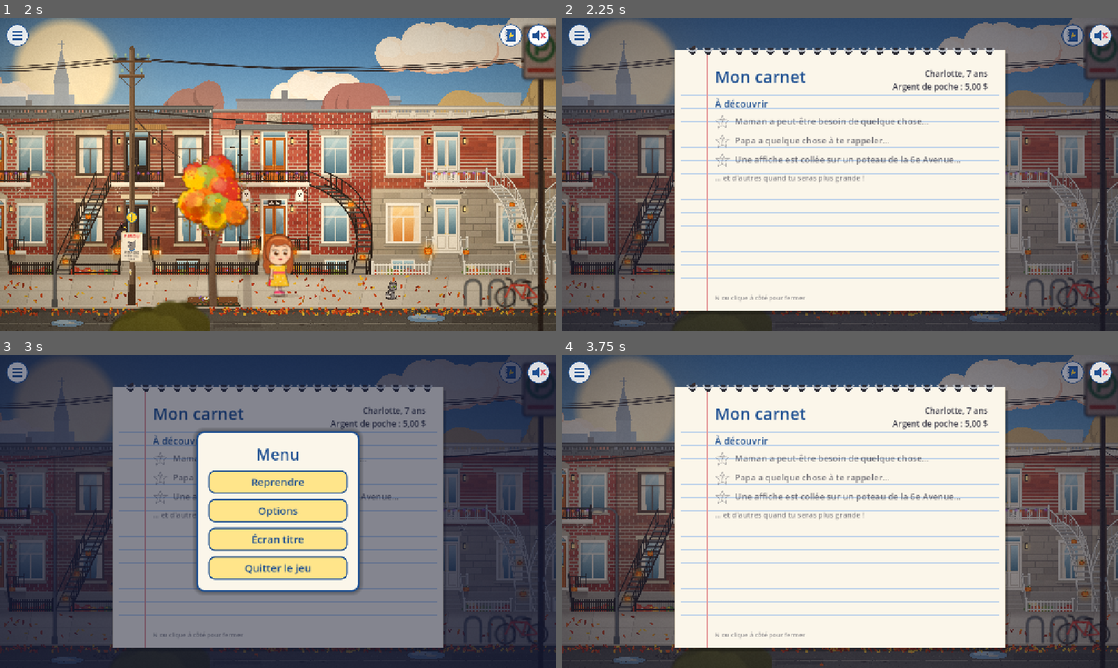
Above: before the commit, frames 1-4 (two rows, left to right).
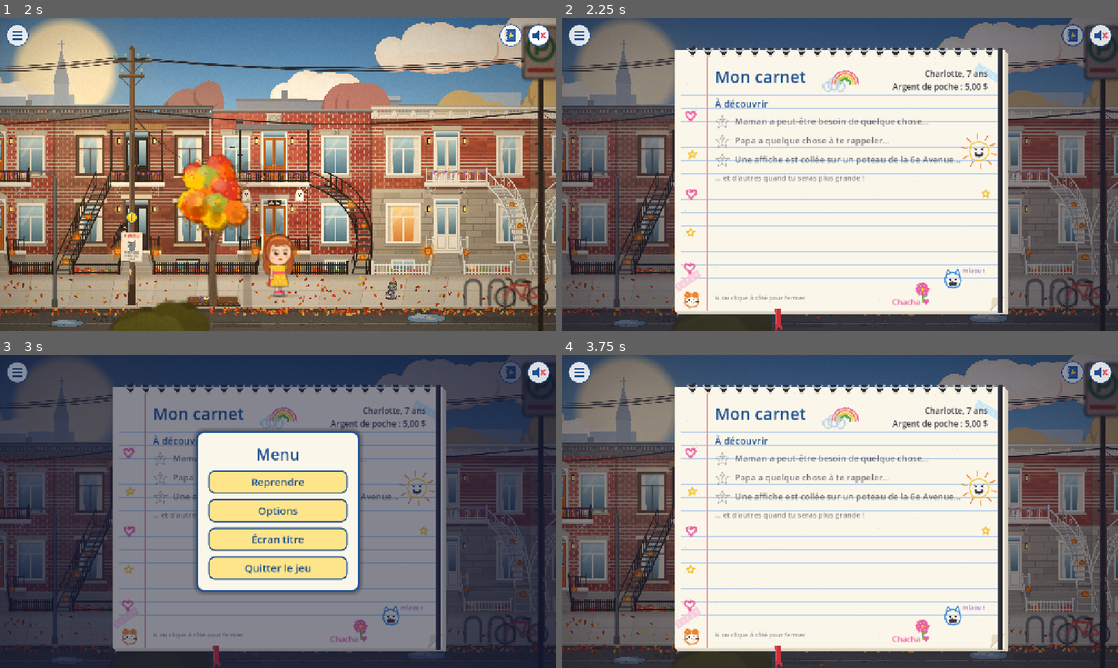
Above: after the commit, the same moments.

Repository: jullmg/jeux
Game: Godot game, scene res://scenes/intro.tscn
Same seed, same stepped clock (60 frames per second), same inputs: the game is played once before the commit and once after it.
Inputs (mouse positions are in pixels of both pictures, inside the frame that each line leads up to):
- Up to frame 1 (2 s): click "▶ Nouvelle partie" at 0.5 s; click (539, 36) at 1.27 s
- Up to frame 2 (2.25 s): click (1073, 36) at 2.02 s
- Up to frame 3 (3 s): click (16, 373) at 2.77 s
- Up to frame 4 (3.75 s): click "Reprendre" at 3.5 s

Frame 1 is identical in both runs. In frame 2, 3.2% of the frame differs, in the area x 20-81%, y 9-100%; in frame 3, 2.8%; in frame 4, 3.2%.

Commit message:
Charlotte: a notebook that looks like hers
Crayon doodles in the margins (a smiling sun, rainbow, hearts and stars, her
hamster, a cat saying miaou, a flower, her signature), paper grain, punched holes,
page thickness, a dog-eared corner, washi tape, a ribbon bookmark, an elastic band.

Co-Authored-By: Claude Opus 5.5 <noreply@anthropic.com>

Diff:
--- a/Charlotte/ui/notebook.gd
+++ b/Charlotte/ui/notebook.gd
@@ -234,21 +234,153 @@
 		_button.draw_string(ThemeDB.fallback_font, at + Vector2(-10, 5), str(stars), HORIZONTAL_ALIGNMENT_CENTER, 20, 13, BLUE)
 
 
-# The notebook's page: cream paper, blue rules, a red margin, spiral rings along the top.
+# The notebook's page: cream paper with a little grain, blue rules, a red margin, punched holes under the spiral
+# rings, the pages' thickness, a dog-eared corner, a ribbon bookmark and an elastic band; and Charlotte's crayon
+# doodles in the margins and corners (a smiling sun, a rainbow, stars and hearts, her hamster, a cat saying miaou,
+# a flower, her signature), drawn with a wobbly hand.
 class _Paper:
 	extends Control
 
+	const CRAYONS := [Color("#E85FA0"), Color("#3D8BD9"), Color("#F2C230"), Color("#4FA34A"), Color("#E8812E"), Color("#8E5FC4")]
+	var _rng := RandomNumberGenerator.new()
+
 	func _draw() -> void:
+		_rng.seed = 7
 		var r := Rect2(Vector2.ZERO, size)
 		draw_rect(Rect2(r.position + Vector2(6, 8), r.size), Color(0, 0, 0, 0.22))
+		# The other pages underneath, then this one.
+		for k in [3, 2, 1]:
+			draw_rect(Rect2(Vector2(k * 2.0, k * 2.5), size), Color("#EFE6D2").darkened(k * 0.04))
 		draw_rect(r, CREAM)
+		for i in 220:
+			draw_circle(Vector2(_rng.randf_range(4, size.x - 4), _rng.randf_range(4, size.y - 4)), 0.8, Color(0.55, 0.45, 0.3, 0.12))
 		for y in range(104, int(size.y) - 30, 30):
 			draw_line(Vector2(14, y), Vector2(size.x - 14, y), Color("#BFD3EA"), 1.5)
 		draw_line(Vector2(74, 0), Vector2(74, size.y), Color("#E59A9A"), 2.0)
 		for x in range(40, int(size.x) - 20, 36):
+			draw_circle(Vector2(x, 12), 4.5, Color("#D8CDB6"))
 			draw_circle(Vector2(x, 2), 8, Color("#2B2B33"))
 			draw_arc(Vector2(x, -8), 11, 0.3, PI - 0.3, 12, Color("#B9BEC6"), 4.0, true)
+		# Dog-eared bottom-right corner.
+		var c := size
+		draw_colored_polygon(PackedVector2Array([c - Vector2(34, 0), c, c - Vector2(0, 34)]), Color("#2A2A3A", 0.0))
+		draw_colored_polygon(PackedVector2Array([c - Vector2(34, 0), c - Vector2(0, 34), c - Vector2(30, 30)]), Color("#E6DBC4"))
+		draw_line(c - Vector2(34, 0), c - Vector2(0, 34), Color("#D0C3A8"), 1.5)
 		draw_rect(r, Color("#D8CDB6"), false, 2.0)
+		_doodles()
+		# Washi tape on two corners, the ribbon bookmark, the elastic band.
+		_tape(Vector2(8, size.y - 44), -0.6, Color("#F7C6D9", 0.8))
+		_tape(Vector2(size.x - 70, 46), 0.5, Color("#BFE3F7", 0.8))
+		# The ribbon bookmark hangs out below the page, its end cut in a V.
+		var bx := 230.0
+		draw_colored_polygon(PackedVector2Array([Vector2(bx, size.y - 4), Vector2(bx + 14, size.y - 4), Vector2(bx + 16, size.y + 44),
+			Vector2(bx + 9, size.y + 36), Vector2(bx + 2, size.y + 46)]), Color("#C8323C"))
+		draw_line(Vector2(bx + 3, size.y - 4), Vector2(bx + 4, size.y + 40), Color("#E0505A"), 2.0)
+		draw_rect(Rect2(size.x - 16, -4, 9, size.y + 8), Color("#2B2B33"))
+		draw_rect(Rect2(size.x - 16, -4, 3, size.y + 8), Color("#4A4A55"))
+
+	func _doodles() -> void:
+		var pink: Color = CRAYONS[0]
+		var blue: Color = CRAYONS[1]
+		var yellow: Color = CRAYONS[2]
+		var green: Color = CRAYONS[3]
+		var orange: Color = CRAYONS[4]
+		var purple: Color = CRAYONS[5]
+		# A smiling sun, top right.
+		var sun := Vector2(size.x - 60, 232)
+		_scribble_circle(sun, 22, yellow)
+		for k in 10:
+			var d := Vector2.from_angle(TAU * k / 10.0 + 0.2)
+			_wobble([sun + d * 28.0, sun + d * 40.0], orange)
+		_wobble([sun + Vector2(-9, -4), sun + Vector2(-7, -4)], Color("#3A3A48"), 3.0)
+		_wobble([sun + Vector2(7, -4), sun + Vector2(9, -4)], Color("#3A3A48"), 3.0)
+		_arc(sun + Vector2(0, 2), 9, 0.4, PI - 0.4, Color("#3A3A48"))
+		# A little rainbow between the title and the header.
+		for k in 4:
+			_arc(Vector2(392, 78), 30 - k * 6, PI, TAU, [pink, orange, yellow, green][k])
+		_cloud(Vector2(366, 80), Color("#BFD3EA"))
+		# Stars and hearts in the margin.
+		for at in [Vector2(36, 150), Vector2(38, 330), Vector2(34, 500)]:
+			_heart(at, pink)
+		for at in [Vector2(40, 240), Vector2(36, 420), Vector2(size.x - 44, 330)]:
+			_star(at, 9, yellow)
+		# Her hamster, in the margin: round, ears, whiskers.
+		var h := Vector2(38, 600 - 24)
+		_scribble_circle(h, 15, orange)
+		_scribble_circle(h + Vector2(-9, -13), 5, orange)
+		_scribble_circle(h + Vector2(9, -13), 5, orange)
+		draw_circle(h + Vector2(-5, -2), 1.8, Color("#3A3A48"))
+		draw_circle(h + Vector2(5, -2), 1.8, Color("#3A3A48"))
+		draw_circle(h + Vector2(0, 3), 1.6, pink)
+		for sx in [-1.0, 1.0]:
+			_wobble([h + Vector2(sx * 6, 4), h + Vector2(sx * 20, 1)], Color("#3A3A48"), 1.0)
+		# A cat saying miaou, bottom right.
+		var cat := Vector2(size.x - 120, size.y - 70)
+		_scribble_circle(cat, 18, blue)
+		_wobble([cat + Vector2(-16, -8), cat + Vector2(-12, -26), cat + Vector2(-4, -16)], blue)
+		_wobble([cat + Vector2(16, -8), cat + Vector2(12, -26), cat + Vector2(4, -16)], blue)
+		draw_circle(cat + Vector2(-6, -2), 2.0, Color("#3A3A48"))
+		draw_circle(cat + Vector2(6, -2), 2.0, Color("#3A3A48"))
+		_arc(cat + Vector2(-3, 5), 3, 0.2, PI - 0.2, Color("#3A3A48"))
+		_arc(cat + Vector2(3, 5), 3, 0.2, PI - 0.2, Color("#3A3A48"))
+		draw_string(ThemeDB.fallback_font, cat + Vector2(22, -18), "miaou !", HORIZONTAL_ALIGNMENT_LEFT, -1, 14, purple)
+		# A flower by the cat, and her signature.
+		var f := Vector2(size.x - 190, size.y - 50)
+		_wobble([f, f + Vector2(2, 30)], green, 2.5)
+		_wobble([f + Vector2(1, 18), f + Vector2(12, 12)], green, 2.5)
+		for k in 6:
+			_scribble_circle(f + Vector2.from_angle(TAU * k / 6.0) * 8.0, 5, pink)
+		draw_circle(f, 4, yellow)
+		draw_string(ThemeDB.fallback_font, Vector2(size.x - 260, size.y - 14), "Chacha ♥", HORIZONTAL_ALIGNMENT_LEFT, -1, 18, pink)
+
+	# Crayon strokes: a line through `pts`, each segment jittered a little, drawn twice like a child's hand.
+	func _wobble(pts: Array, color: Color, width := 2.2) -> void:
+		for twice in 2:
+			var line := PackedVector2Array()
+			for i in pts.size() - 1:
+				var a: Vector2 = pts[i]
+				var b: Vector2 = pts[i + 1]
+				for k in 4:
+					line.append(a.lerp(b, k / 4.0) + Vector2(_rng.randf_range(-1.2, 1.2), _rng.randf_range(-1.2, 1.2)))
+			line.append(pts[-1])
+			draw_polyline(line, Color(color, 0.85 - twice * 0.35), width, true)
+
+	func _scribble_circle(c: Vector2, r: float, color: Color) -> void:
+		var pts := []
+		for k in 19:
+			pts.append(c + Vector2.from_angle(TAU * k / 18.0) * (r + _rng.randf_range(-1.5, 1.5)))
+		_wobble(pts, color)
+
+	func _arc(c: Vector2, r: float, a0: float, a1: float, color: Color) -> void:
+		var pts := []
+		for k in 13:
+			pts.append(c + Vector2.from_angle(lerpf(a0, a1, k / 12.0)) * r)
+		_wobble(pts, color, 3.0)
+
+	func _heart(c: Vector2, color: Color) -> void:
+		var pts := []
+		for k in 25:
+			var t := TAU * k / 24.0
+			pts.append(c + Vector2(16 * pow(sin(t), 3), -(13 * cos(t) - 5 * cos(2 * t) - 2 * cos(3 * t) - cos(4 * t))) * 0.7)
+		_wobble(pts, color)
+
+	func _star(c: Vector2, r: float, color: Color) -> void:
+		var pts := []
+		for k in 11:
+			pts.append(c + Vector2.from_angle(-PI / 2.0 + TAU * k / 10.0) * (r if k % 2 == 0 else r * 0.45))
+		_wobble(pts, color)
+
+	func _cloud(c: Vector2, color: Color) -> void:
+		for k in [[-14, 4, 10], [0, -2, 13], [15, 4, 10]]:
+			_scribble_circle(c + Vector2(k[0], k[1]), k[2], color)
+
+	func _tape(at: Vector2, angle: float, color: Color) -> void:
+		var d := Vector2.from_angle(angle)
+		var n := d.orthogonal()
+		draw_colored_polygon(PackedVector2Array([at, at + d * 64, at + d * 64 + n * 18, at + n * 18]), color)
+		for k in 5:
+			var p := at + d * (8 + k * 12) + n * 4
+			draw_line(p, p + n * 10, Color(1, 1, 1, 0.5), 2.0)
 
 
 # A star: yellow and filled when the quest is done, an outline while she's on it, a dotted "?" to discover.
Not shown, changed: Charlotte/.claude/CLAUDE.md
